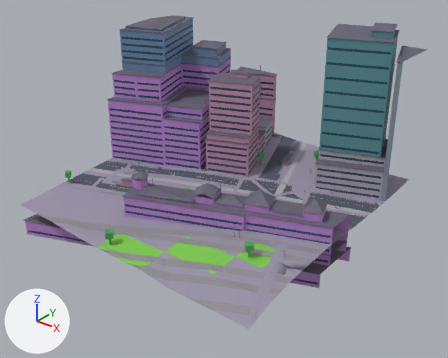
Before and after pictures for a commit that changed the glTF model public/maps/melbourne/chunks/3_-16.glb.
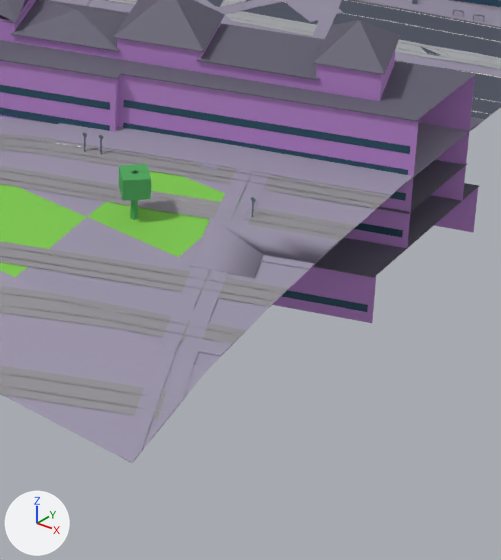
Old and new are each drawn whole from a 50 mm camera at (565.7, 1678.9, 138.4) aimed at (420.3, 1860.7, 25.7) and again close up on the part from 47% to 80% of the width and 54% to 100% of the height. The axes (+X, +Y, +Z) are drawn at lower left. The lights are the same throughout. The first two pictures are the older version. Where no turn or scale is listed for an object, it has been applied to the vertices. Vertices at exactly the same position are counted once.

Names of what the first close-up shows: 'compiled-chunk'.
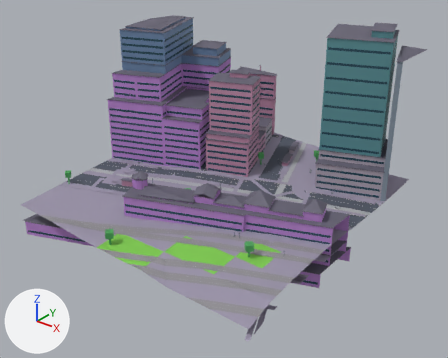
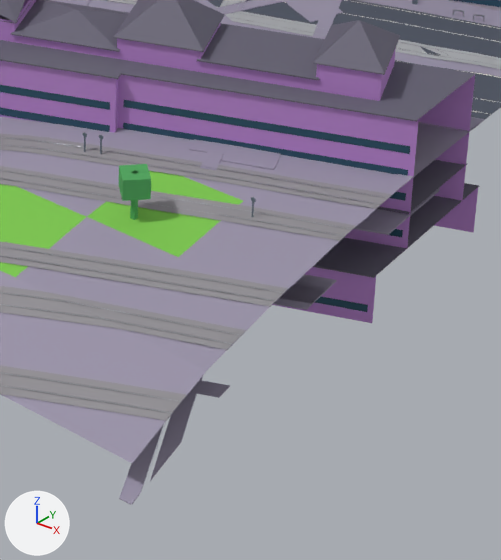
Boxes [x1, y1, x2, y2] around the edits, measured in the close-ups (501 x 560 px; the box of a moved part takes in the faces that stretch with it):
'compiled-chunk', reshaped
    before: [0, 0, 501, 463]
    after: [0, 0, 501, 505]
part 1 of me_mesh_0, moved or reshaped
    before: [50, 123, 418, 196]
    after: [354, 209, 415, 235]
part 2 of me_mesh_0, moved or reshaped
    before: [190, 218, 339, 278]
    after: [280, 274, 337, 304]
part 3 of me_mesh_0, moved or reshaped
    before: [151, 171, 269, 439]
    after: [150, 376, 203, 481]
part 4 of me_mesh_0, moved or reshaped
    before: [120, 169, 252, 463]
    after: [119, 423, 166, 505]
part 5 of me_mesh_0, moved or reshaped
    before: [261, 255, 319, 269]
    after: [273, 298, 312, 310]
part 6 of me_mesh_0, moved or reshaped
    before: [181, 337, 232, 356]
    after: [190, 380, 230, 398]

The change, as a diff of the scene's bpy script:
```diff
--- a/public/maps/melbourne/chunks/3_-16.glb.py
+++ b/public/maps/melbourne/chunks/3_-16.glb.py
@@ me_mesh_0 @@
 me_mesh_0.from_pydata(...)  # 8300 vertices, 10580 faces; spans x -60.0..60.0, y -60.0..60.0, z -41.9..41.9
 # used by ob_compiled_chunk; location = (414.0, 1866.0, 42.4)
+# me_mesh_0 part 1: the loose piece of 34 vertices spanning x 21.7..60.0, y -27.0..-7.6, z -26.6..-26.0 is moved by (0.0, 0.0, -5.0)
+# me_mesh_0 part 2: the loose piece of 16 vertices spanning x 47.0..60.0, y -36.5..-24.0, z -27.5..-26.5 is moved by (0.0, 0.0, -5.0)
+# me_mesh_0 part 3: the loose piece of 77 vertices spanning x 44.1..60.0, y -57.0..-13.5, z -31.8..-26.1 is moved by (0.0, 0.0, -5.0)
+# me_mesh_0 part 4: the loose piece of 73 vertices spanning x 42.3..60.0, y -60.0..-14.0, z -32.7..-26.1 is moved by (0.0, 0.0, -5.0)
+# me_mesh_0 part 5: the loose piece of 8 vertices spanning x 50.4..60.0, y -33.2..-27.9, z -27.2..-26.9 is moved by (0.0, 0.0, -5.0)
+# me_mesh_0 part 6: the loose piece of 8 vertices spanning x 55.6..60.0, y -47.0..-43.7, z -28.9..-28.4 is moved by (0.0, 0.0, -5.0)
 me_mesh_0.materials.append(mat_asphalt)
```
